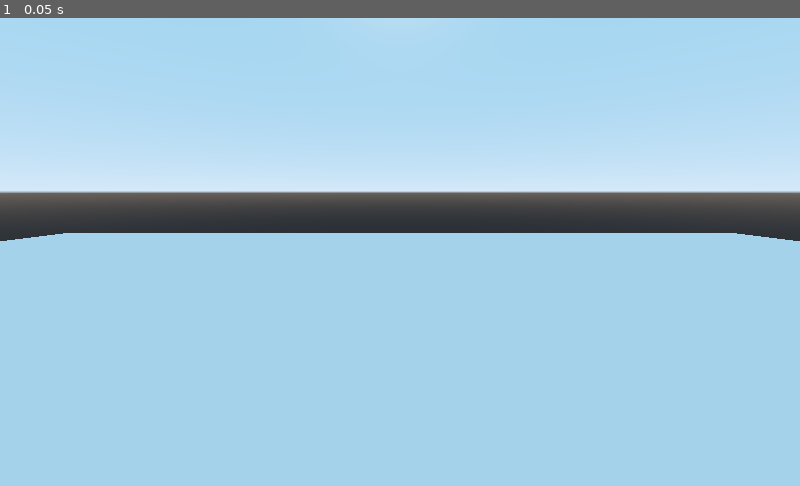
Above: before the commit, frame 1.
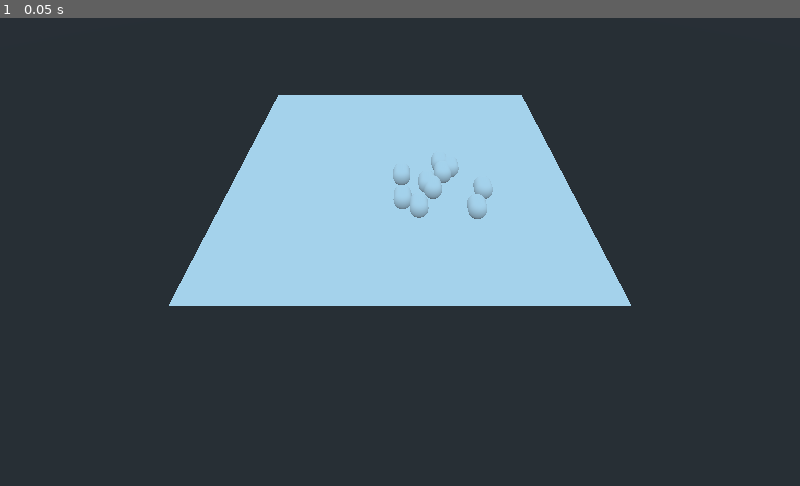
Above: after the commit, the same moment.

Repository: panic-fennecs/ideal-garbanzo
Game: Godot game, scene res://Main.tscn
The game is run twice, just before and just after one commit, with the same random seed, the same clock (stepped at 60 frames per second) and the same inputs.
Inputs:
- Up to frame 1 (0.05 s): no input

The runs differ from the first frame. In frame 1, 85% of the frame differs, in the area x 0-100%, y 0-100%.

Commit message:
modified camera

Diff:
--- a/Main.gd
+++ b/Main.gd
@@ -5,9 +5,9 @@
 var sheep = []
 
 func init_sheep():
-	for i in range(1):
+	for i in range(10):
 		var s = SheepScene.instance()
-		s.translate(Vector3(randf()*10.0, randf()*10.0, randf()*10.0))
+		s.translate(Vector3(randf()*10.0, 1, randf()*10))
 		# s.position =
 		add_child(s)
 
--- a/Main.tscn
+++ b/Main.tscn
@@ -9,4 +9,4 @@
 [node name="Ground" parent="." instance=ExtResource( 1 )]
 
 [node name="Camera" type="Camera" parent="."]
-transform = Transform( 1, 0, 0, 0, 0.984251, 0.176776, 0, -0.176776, 0.984251, 0, 2.42771, 0 )
+transform = Transform( 1, 0, 0, 0, 0.650708, 0.759328, 0, -0.759328, 0.650708, 0, 24.9324, 35.2405 )
